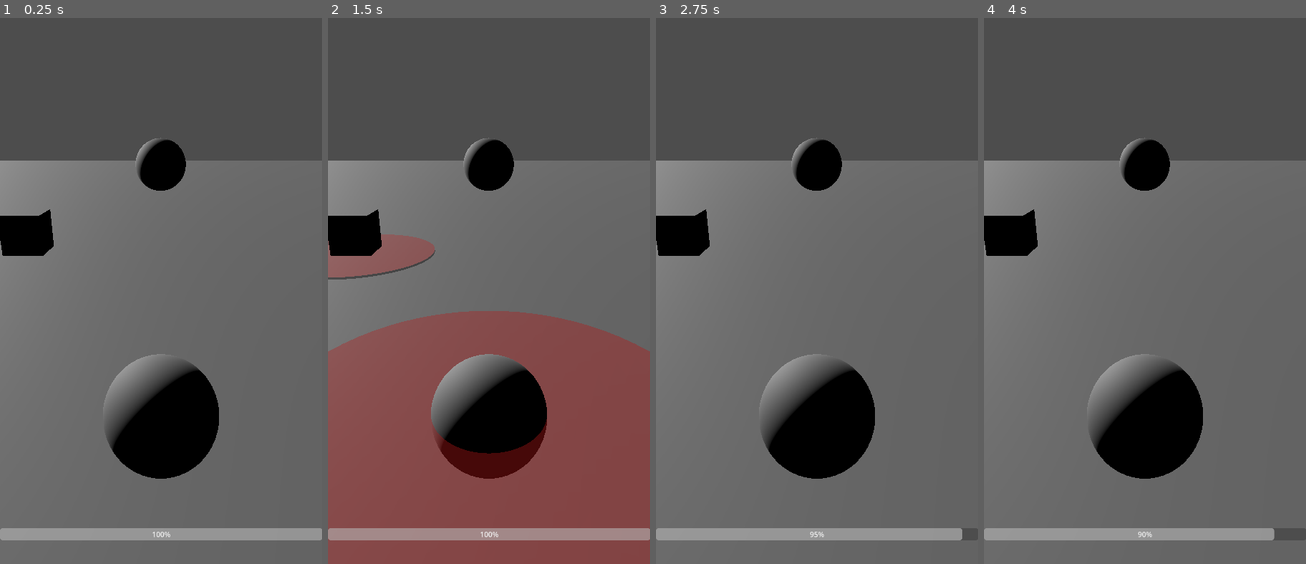
Above: before the commit, frames 1-4 (left to right).
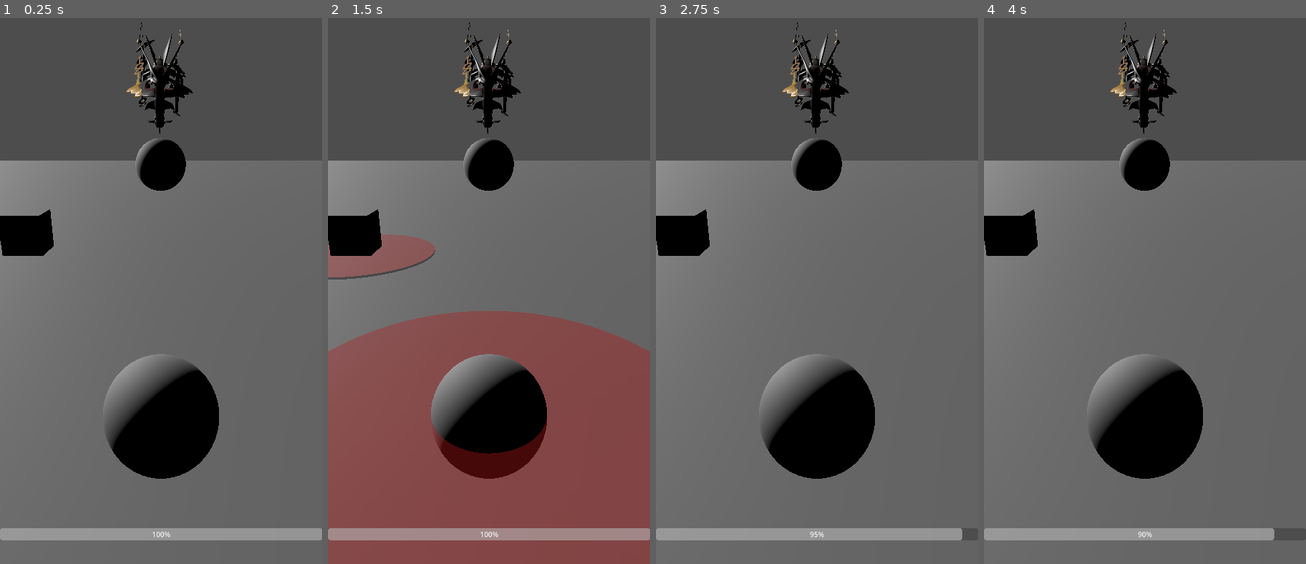
Above: after the commit, the same moments.

Repository: dotheanh/gopoke
Game: Godot game, scene res://main.tscn
Two runs of this game, one before a commit and one after it. Both use one fixed random seed, a clock stepped at 60 frames per second and the inputs below.
Inputs (mouse positions are in pixels of both pictures, inside the frame that each line leads up to):
- Up to frame 1 (0.25 s): no input
- Up to frame 2 (1.5 s): tap Enter at 0.5 s; move the mouse to (559, 247) at 0.52 s; hold Right 0.53-1.28 s; click (559, 247) at 0.67 s; move the mouse to (424, 307) at 1.27 s; hold Down from 1.28 s (still down)
- Up to frame 3 (2.75 s): move the mouse to (849, 149) at 2.02 s; release Down at 2.03 s; hold Right from 2.03 s (still down)
- Up to frame 4 (4 s): move the mouse to (1128, 394) at 2.77 s; release Right at 2.78 s; hold Up 2.78-3.53 s; click (1128, 394) at 2.92 s; move the mouse to (1241, 361) at 3.52 s; hold Left from 3.53 s (still down)

The runs differ from the first frame. In frame 1, 1.3% of the frame differs, in the area x 39-60%, y 0-22%; in frame 2, 1.3%; in frame 3, 1.3%; in frame 4, 1.3%.

Commit message:
import Rayquaza 3D model

Diff:
--- a/main.tscn
+++ b/main.tscn
@@ -8,6 +8,7 @@
 [ext_resource type="Resource" uid="uid://dimb6w67qdkq6" path="res://skills/meteor_skill.tres" id="6_5vw27"]
 [ext_resource type="Resource" uid="uid://di7u74pwm5u0j" path="res://skills/quake_skill.tres" id="6_272bh"]
 [ext_resource type="Script" uid="uid://ca7a44p1mvp0k" path="res://boss.gd" id="7_272bh"]
+[ext_resource type="PackedScene" uid="uid://bwyxiv2kgjlut" path="res://models/pokemon/rayquaza/anim/MegaRayquazaNLA.glb" id="8_kek77"]
 
 [sub_resource type="PlaneMesh" id="PlaneMesh_0xm2m"]
 size = Vector2(128, 128)
@@ -67,6 +68,219 @@
 transform = Transform3D(3, 0, 0, 0, 3, 0, 0, 0, 3, 0.0208726, 1.51606, 20.5308)
 script = ExtResource("7_272bh")
 
+[node name="rayquaza3d" parent="Boss" instance=ExtResource("8_kek77")]
+transform = Transform3D(-0.05, 0, -7.54979e-09, 0, 0.05, 0, 7.54979e-09, 0, -0.05, 0, -0.696129, -0.406962)
+
+[node name="Skeleton3D" parent="Boss/rayquaza3d/rayquaza_skeleton" index="0"]
+bones/2/position = Vector3(-0.213181, 40.0007, 24.249)
+bones/2/rotation = Quaternion(-0.595418, 0.00475565, -0.00475356, 0.803388)
+bones/3/position = Vector3(-2.98023e-08, 4.95818, 4.84536e-06)
+bones/3/rotation = Quaternion(-0.0501104, 1.86875e-10, 9.072e-13, 0.998744)
+bones/4/rotation = Quaternion(0.0116663, -2.31732e-10, 3.32044e-11, 0.999932)
+bones/5/rotation = Quaternion(0.056245, -8.94885e-11, -8.67849e-12, 0.998417)
+bones/6/position = Vector3(3.72529e-08, 5.54254, 6.09425e-07)
+bones/6/rotation = Quaternion(-0.0162165, -1.63878e-10, -1.3708e-10, 0.999869)
+bones/7/rotation = Quaternion(0.0385312, 1.08035e-10, -3.77186e-11, 0.999257)
+bones/8/rotation = Quaternion(-0.0363659, 3.80149e-10, -2.85397e-11, 0.999339)
+bones/9/rotation = Quaternion(-0.0890862, 1.64456e-10, 5.56169e-11, 0.996024)
+bones/10/rotation = Quaternion(-0.237183, 4.04288e-10, 1.18404e-10, 0.971465)
+bones/11/position = Vector3(-1.63913e-07, 8.75594, 2.35159e-06)
+bones/11/rotation = Quaternion(-0.0759425, 5.08962e-10, 6.11125e-11, 0.997112)
+bones/12/position = Vector3(-7.45058e-08, 4.98169, 1.07102e-06)
+bones/12/rotation = Quaternion(-0.0387566, -4.64814e-11, 1.89394e-10, 0.999249)
+bones/13/rotation = Quaternion(-0.0134115, 1.01817e-10, 5.93397e-11, 0.99991)
+bones/14/rotation = Quaternion(-0.0267164, -1.16505e-10, 5.65497e-12, 0.999643)
+bones/15/rotation = Quaternion(-0.0173124, 4.09933e-11, 3.24721e-10, 0.99985)
+bones/16/rotation = Quaternion(0.118017, 1.16603e-10, -1.74368e-10, 0.993012)
+bones/17/rotation = Quaternion(0.180691, -7.84033e-11, 1.25958e-10, 0.98354)
+bones/18/rotation = Quaternion(0.180688, -0.00534623, 0.000123914, 0.983526)
+bones/19/rotation = Quaternion(0.122972, -4.78225e-11, 1.62586e-11, 0.99241)
+bones/20/rotation = Quaternion(0.117245, -2.29444e-11, -5.94871e-11, 0.993103)
+bones/21/rotation = Quaternion(0.0849434, -8.3014e-11, -2.61298e-11, 0.996386)
+bones/22/rotation = Quaternion(0.029835, 3.90466e-11, -7.458e-11, 0.999555)
+bones/23/rotation = Quaternion(-0.03601, -6.78748e-11, 4.74517e-11, 0.999351)
+bones/24/rotation = Quaternion(0.0530293, -0.0236188, -0.0709447, 0.99579)
+bones/25/rotation = Quaternion(-0.0504506, 0.0189278, 0.0615618, 0.996648)
+bones/26/rotation = Quaternion(-0.123471, -0.00236638, 0.00108706, 0.992345)
+bones/27/rotation = Quaternion(-0.0035039, -6.71477e-05, 3.09443e-05, 0.999994)
+bones/28/rotation = Quaternion(-0.0817852, -0.00196876, -0.00416517, 0.996639)
+bones/29/position = Vector3(1.28164e-08, 3.73919, 1.26349e-05)
+bones/29/rotation = Quaternion(-0.117226, -0.00320989, 0.00261176, 0.993097)
+bones/30/rotation = Quaternion(-0.125892, -0.00241283, 0.00767798, 0.992011)
+bones/31/rotation = Quaternion(-0.156849, -0.00304709, -0.00541655, 0.987603)
+bones/32/rotation = Quaternion(-0.148392, -0.00403116, 0.000462648, 0.98892)
+bones/33/position = Vector3(4.21257e-07, 4.14237, 6.01782e-06)
+bones/33/rotation = Quaternion(-0.100492, -0.00285898, 0.000457369, 0.994934)
+bones/34/rotation = Quaternion(0.0707862, 0.0223494, 0.0713549, 0.994685)
+bones/35/position = Vector3(-1.90391e-07, 5.44511, -8.8154e-06)
+bones/35/rotation = Quaternion(-0.0300675, -0.0205659, -0.0609621, 0.997475)
+bones/36/rotation = Quaternion(-0.113902, 0.0021829, -0.00100268, 0.993489)
+bones/37/rotation = Quaternion(0.0196926, -0.000377361, 0.000173315, 0.999806)
+bones/38/position = Vector3(9.49211e-08, 4.83872, -1.43052e-05)
+bones/38/rotation = Quaternion(-0.0655007, 0.00157656, 0.00431454, 0.997842)
+bones/39/position = Vector3(-2.33081e-07, 3.73919, 8.99976e-06)
+bones/39/rotation = Quaternion(-0.113023, 0.00309477, -0.00257553, 0.993584)
+bones/40/position = Vector3(-4.20492e-07, 5.53534, 2.24869e-06)
+bones/40/rotation = Quaternion(-0.106821, 0.00204719, -0.00752486, 0.994248)
+bones/41/position = Vector3(1.6544e-07, 5.53533, 6.47328e-06)
+bones/41/rotation = Quaternion(-0.150951, 0.00293236, 0.00547491, 0.988522)
+bones/42/position = Vector3(2.90368e-08, 5.13211, -1.193e-06)
+bones/42/rotation = Quaternion(-0.155565, 0.004226, -0.000526627, 0.987817)
+bones/43/position = Vector3(-5.28496e-08, 4.14239, 6.95846e-06)
+bones/43/rotation = Quaternion(-0.120777, 0.00343599, -0.000636845, 0.992673)
+bones/44/rotation = Quaternion(0.0949336, 0.58317, -0.451061, 0.668913)
+bones/45/rotation = Quaternion(0.039947, -0.185015, -0.803423, 0.564523)
+bones/46/rotation = Quaternion(-0.0255654, -0.182414, -0.188075, 0.964728)
+bones/47/rotation = Quaternion(-0.0497804, -0.0591647, 0.00322269, 0.997001)
+bones/48/rotation = Quaternion(-0.170425, -0.129431, 0.0356895, 0.976181)
+bones/49/rotation = Quaternion(-0.175933, -0.179196, 0.156321, 0.955249)
+bones/50/rotation = Quaternion(-0.0845304, -0.0161801, -0.146259, 0.985495)
+bones/51/rotation = Quaternion(-0.217345, -0.232759, -0.0741315, 0.945034)
+bones/52/rotation = Quaternion(0.062597, -0.026779, 0.162944, 0.984283)
+bones/53/rotation = Quaternion(0.223835, -0.0164406, -0.0760169, 0.971519)
+bones/54/position = Vector3(-2.29106, 2.55991, 0.113471)
+bones/54/rotation = Quaternion(0.0949336, -0.58317, 0.451061, 0.668913)
+bones/55/position = Vector3(-7.95374e-06, 4.50944, -5.11078e-07)
+bones/55/rotation = Quaternion(0.0399471, 0.185015, 0.803422, 0.564523)
+bones/56/rotation = Quaternion(-0.0255654, 0.182414, 0.188075, 0.964728)
+bones/57/rotation = Quaternion(-0.0497805, 0.0591647, -0.00322275, 0.997001)
+bones/58/rotation = Quaternion(-0.170425, 0.129431, -0.0356895, 0.976181)
+bones/59/rotation = Quaternion(-0.175933, 0.179196, -0.156321, 0.955249)
+bones/60/rotation = Quaternion(-0.0845304, 0.0161801, 0.146259, 0.985495)
+bones/61/rotation = Quaternion(-0.217345, 0.232759, 0.0741315, 0.945034)
+bones/62/rotation = Quaternion(0.0625971, 0.026779, -0.162944, 0.984283)
+bones/63/rotation = Quaternion(0.223995, 0.00398719, 0.121749, 0.966948)
+bones/64/position = Vector3(6.553, 12.3057, 7.71456)
+bones/64/rotation = Quaternion(0.0376583, 0.000131286, -0.00299027, 0.999286)
+bones/65/rotation = Quaternion(0.0521374, 0.000137573, 0.00298989, 0.998636)
+bones/66/rotation = Quaternion(0.0115756, -9.26613e-11, -1.4849e-11, 0.999933)
+bones/67/rotation = Quaternion(-0.0317396, -0.000137481, -0.00433038, 0.999487)
+bones/68/rotation = Quaternion(-0.0631891, -0.000273769, 0.00432383, 0.997992)
+bones/69/rotation = Quaternion(-0.113168, 2.98871e-10, 3.25935e-11, 0.993576)
+bones/70/rotation = Quaternion(-0.122205, -0.000582846, -0.00473429, 0.992494)
+bones/71/position = Vector3(9.35376e-08, 3.26707, -1.09183e-05)
+bones/71/rotation = Quaternion(-0.0891242, -0.000425126, 0.004751, 0.996009)
+bones/72/rotation = Quaternion(-0.0673336, -0.00025657, -0.00380417, 0.997723)
+bones/73/rotation = Quaternion(-0.0298242, -0.000113705, 0.0038108, 0.999548)
+bones/74/position = Vector3(-1.801e-06, 3.26691, 9.69302e-06)
+bones/74/rotation = Quaternion(0.0196304, -2.40867e-10, 1.23045e-10, 0.999807)
+bones/75/rotation = Quaternion(0.0691127, 0.000499564, -0.00727963, 0.997582)
+bones/76/rotation = Quaternion(0.0527263, 0.000546128, 0.0043338, 0.9986)
+bones/77/rotation = Quaternion(0.0973033, 0.000227554, 0.00355251, 0.995248)
+bones/78/position = Vector3(-4.46701e-07, 4.26716, -1.36419e-05)
+bones/78/rotation = Quaternion(0.104776, -0.00135605, 0.0115946, 0.994427)
+bones/79/rotation = Quaternion(0.998116, -3.07972e-08, -4.99043e-07, -0.0613552)
+bones/80/position = Vector3(5.28945, -5.62732, -3.94949)
+bones/81/position = Vector3(6.5792, -4.61172, -4.45924)
+bones/82/position = Vector3(6.54129, -1.97843, -3.89438)
+bones/83/position = Vector3(8.52237, -0.103779, -4.60955)
+bones/84/position = Vector3(8.30219, 2.42771, -4.01445)
+bones/85/position = Vector3(10.0747, 4.69406, -4.76334)
+bones/86/position = Vector3(9.28531, 6.09854, -4.18242)
+bones/87/position = Vector3(7.73004, -1.03647, -4.35487)
+bones/88/position = Vector3(7.86146, 1.45917, -3.9476)
+bones/89/position = Vector3(6.17955, -2.71927, -3.83553)
+bones/90/position = Vector3(6.54996, -3.70855, -4.23893)
+bones/91/position = Vector3(9.39844, 3.39987, -4.49666)
+bones/92/position = Vector3(8.31181, 0.652393, -4.34158)
+bones/93/rotation = Quaternion(-0.0263612, 0.000462273, -0.00299901, 0.999648)
+bones/94/rotation = Quaternion(0.0670794, 0.00020772, 0.00298529, 0.997743)
+bones/95/rotation = Quaternion(0.0350792, 2.59023e-10, 5.17049e-11, 0.999385)
+bones/96/rotation = Quaternion(-0.0146217, -4.9212e-05, -0.00336585, 0.999887)
+bones/97/rotation = Quaternion(-0.00375839, -1.26532e-05, 0.00336647, 0.999987)
+bones/98/position = Vector3(-5.90032e-07, 4.6188, 1.61826e-06)
+bones/98/rotation = Quaternion(-0.0520921, 2.13094e-10, 8.04588e-11, 0.998642)
+bones/99/rotation = Quaternion(-0.12987, -6.84394e-11, -4.48772e-11, 0.991531)
+bones/100/rotation = Quaternion(-0.121106, -0.000944778, -0.00759648, 0.99261)
+bones/101/rotation = Quaternion(-0.187463, -0.0014917, 0.00741873, 0.982243)
+bones/102/rotation = Quaternion(-0.139151, -0.000443227, -0.00264406, 0.990268)
+bones/103/rotation = Quaternion(-0.0151515, -0.00020285, -0.00103175, 0.999885)
+bones/104/rotation = Quaternion(0.10001, 0.000691489, -0.00042994, 0.994986)
+bones/105/rotation = Quaternion(0.109873, 3.31061e-05, 0.00719891, 0.99392)
+bones/106/rotation = Quaternion(0.186019, 0.000320062, -0.00808873, 0.982513)
+bones/107/rotation = Quaternion(0.218591, 0.00181468, 0.00153247, 0.975814)
+bones/108/rotation = Quaternion(0.165234, 0.00144766, -0.001308, 0.986253)
+bones/109/rotation = Quaternion(0.123329, 0.000690307, 0.00390527, 0.992358)
+bones/110/rotation = Quaternion(0.10606, 0.000570161, -0.00349897, 0.994353)
+bones/111/rotation = Quaternion(0.094162, 0.000469444, 0.00373289, 0.99555)
+bones/112/position = Vector3(4.55891e-07, 5.67706, -8.94465e-06)
+bones/112/rotation = Quaternion(-0.116243, 0.00204454, -0.000337394, 0.993219)
+bones/113/rotation = Quaternion(-0.0826324, -0.000277914, -0.00119389, 0.996579)
+bones/114/rotation = Quaternion(-0.0768041, -0.000319416, -0.000375906, 0.997046)
+bones/115/rotation = Quaternion(-0.122644, -0.000280472, 0.00809783, 0.992418)
+bones/116/rotation = Quaternion(-0.153941, 0.000454106, -0.00811443, 0.988047)
+bones/117/rotation = Quaternion(-0.102751, -0.000375044, 0.00375141, 0.9947)
+bones/118/rotation = Quaternion(-0.119262, 3.18209e-05, -0.000222646, 0.992863)
+bones/119/rotation = Quaternion(-0.0800895, 4.63347e-05, -0.00021185, 0.996788)
+bones/120/rotation = Quaternion(-0.0227774, 8.79527e-05, -0.000101256, 0.999741)
+bones/121/position = Vector3(-6.553, 12.3057, 7.71456)
+bones/121/rotation = Quaternion(0.0324551, -0.000115611, 0.00299071, 0.999469)
+bones/122/rotation = Quaternion(0.0640118, -0.000173126, -0.00298804, 0.997945)
+bones/123/rotation = Quaternion(0.0390917, 3.85494e-11, 7.28542e-11, 0.999236)
+bones/124/rotation = Quaternion(0.0008407, -3.57382e-06, 0.00433256, 0.99999)
+bones/125/rotation = Quaternion(-0.00705135, 3.05501e-05, -0.00433238, 0.999966)
+bones/126/rotation = Quaternion(-0.0790938, 1.08632e-10, -7.03504e-11, 0.996867)
+bones/127/rotation = Quaternion(-0.119395, 0.000569397, 0.00473583, 0.992835)
+bones/128/rotation = Quaternion(-0.117865, 0.00056222, -0.00473673, 0.993018)
+bones/129/rotation = Quaternion(-0.0856556, 0.00032671, 0.00379849, 0.996318)
+bones/130/rotation = Quaternion(-0.0673335, 0.000256711, -0.00380384, 0.997723)
+bones/131/rotation = Quaternion(-0.0298244, -3.10599e-10, -7.60807e-11, 0.999555)
+bones/132/position = Vector3(-2.31523e-08, 3.52352, 1.3027e-05)
+bones/132/rotation = Quaternion(0.0203314, -0.000143556, 0.00729503, 0.999767)
+bones/133/rotation = Quaternion(0.00383351, -4.47779e-05, -0.00433992, 0.999983)
+bones/134/position = Vector3(-1.74755e-07, 2.9109, 1.00776e-05)
+bones/134/rotation = Quaternion(0.0675449, -0.000157533, -0.00356114, 0.99771)
+bones/135/position = Vector3(9.2447e-07, 4.26716, -1.5024e-05)
+bones/135/rotation = Quaternion(0.102317, 0.00132432, -0.0115976, 0.994683)
+bones/136/position = Vector3(-5.28945, -5.62732, -3.94949)
+bones/137/position = Vector3(-6.5792, -4.61172, -4.45924)
+bones/138/position = Vector3(-6.54129, -1.97843, -3.89439)
+bones/139/position = Vector3(-8.52236, -0.103783, -4.60955)
+bones/140/position = Vector3(-8.30219, 2.42771, -4.01445)
+bones/141/position = Vector3(-10.0747, 4.69407, -4.76334)
+bones/142/position = Vector3(-9.49318, 6.08367, -4.31337)
+bones/143/position = Vector3(-7.73004, -1.03647, -4.35487)
+bones/144/position = Vector3(-7.86146, 1.45917, -3.94761)
+bones/145/position = Vector3(-6.17955, -2.71927, -3.83554)
+bones/146/position = Vector3(-6.54996, -3.70855, -4.23892)
+bones/147/position = Vector3(-9.39844, 3.39987, -4.49666)
+bones/148/position = Vector3(-8.31181, 0.652397, -4.34158)
+bones/149/rotation = Quaternion(-0.0327557, -0.000411871, 0.00299804, 0.999459)
+bones/150/rotation = Quaternion(0.0756378, -0.000233327, -0.00298339, 0.997131)
+bones/151/rotation = Quaternion(0.0631505, -1.51629e-10, 1.72552e-10, 0.998004)
+bones/152/rotation = Quaternion(0.023334, -7.8647e-05, 0.0033653, 0.999722)
+bones/153/rotation = Quaternion(0.0382117, -0.00012864, -0.00336403, 0.999264)
+bones/154/rotation = Quaternion(-0.0133628, -2.85766e-10, -6.18196e-11, 0.999911)
+bones/155/rotation = Quaternion(-0.101521, -2.86499e-12, 7.32224e-11, 0.994833)
+bones/156/rotation = Quaternion(-0.126562, 0.000986665, 0.0075914, 0.991929)
+bones/157/rotation = Quaternion(-0.182975, 0.0014594, -0.00742668, 0.983089)
+bones/158/rotation = Quaternion(-0.185441, 0.000547319, 0.00262698, 0.982652)
+bones/159/rotation = Quaternion(-0.103353, 0.0007282, 0.00101117, 0.994644)
+bones/160/position = Vector3(1.65794e-06, 3.48789, 3.04443e-07)
+bones/160/rotation = Quaternion(0.00122257, -9.80336e-06, 0.000406118, 0.999999)
+bones/161/position = Vector3(3.6529e-07, 3.25853, 9.76252e-06)
+bones/161/rotation = Quaternion(0.0126328, 1.86787e-05, -0.00727203, 0.999894)
+bones/162/rotation = Quaternion(0.128207, -0.000237531, 0.00814823, 0.991714)
+bones/163/rotation = Quaternion(0.200676, -0.00167158, -0.00154156, 0.979655)
+bones/164/position = Vector3(-1.40164e-06, 4.76096, -1.27202e-05)
+bones/164/rotation = Quaternion(0.200478, -0.00171957, 0.0012965, 0.979696)
+bones/165/rotation = Quaternion(0.111735, -0.000630399, -0.00390845, 0.99373)
+bones/166/position = Vector3(1.55375e-06, 3.33481, 1.12181e-05)
+bones/166/rotation = Quaternion(0.128685, -0.000679545, 0.00348284, 0.991679)
+bones/167/rotation = Quaternion(0.214891, -0.000959995, -0.00368441, 0.976631)
+bones/168/position = Vector3(-2.01373e-06, 5.67705, -1.11749e-05)
+bones/168/rotation = Quaternion(0.0311211, 0.00183756, 0.00455905, 0.999504)
+bones/169/rotation = Quaternion(-0.0145845, -2.44175e-05, 0.0011606, 0.999893)
+bones/170/position = Vector3(1.53472e-07, 3.20775, -3.23059e-06)
+bones/170/rotation = Quaternion(-0.0039574, -9.75126e-05, 0.000327509, 0.999992)
+bones/171/position = Vector3(-4.52651e-07, 2.92758, -7.30098e-07)
+bones/171/rotation = Quaternion(-0.0694981, 0.00011721, -0.008185, 0.997548)
+bones/172/rotation = Quaternion(-0.129959, -0.000399707, 0.00811835, 0.991486)
+bones/173/rotation = Quaternion(-0.0680256, 0.000212392, -0.00381769, 0.997676)
+bones/174/rotation = Quaternion(-0.116401, -3.41566e-05, 0.000217454, 0.993202)
+bones/175/rotation = Quaternion(-0.109376, -2.24252e-05, 0.000271106, 0.994)
+bones/176/rotation = Quaternion(-0.0774292, -3.80379e-05, 0.000224064, 0.996998)
+
 [node name="MeshInstance3D" type="MeshInstance3D" parent="Boss"]
 mesh = SubResource("SphereMesh_ig7tw")
 
@@ -81,3 +295,5 @@
 
 [node name="DirectionalLight3D" type="DirectionalLight3D" parent="."]
 transform = Transform3D(0.769901, 0, 0.638163, -0.341446, 0.844823, 0.411932, -0.539135, -0.535046, 0.65043, 0, 1.80417, 5.9951)
+
+[editable path="Boss/rayquaza3d"]
--- a/project.godot
+++ b/project.godot
@@ -7,6 +7,10 @@
 ;   param=value ; assign values to parameters
 
 config_version=5
+
+[animation]
+
+warnings/check_invalid_track_paths=false
 
 [application]
 
Not shown: 1 places in main.tscn that only renumber resources
Binary file added: models/pokemon/rayquaza/anim/MegaRayquazaNLA.glb
Not shown, added: models/pokemon/rayquaza/anim/MegaRayquazaNLA.glb.import
Binary file added: models/pokemon/rayquaza/anim/MegaRayquazaNLA_texture.png
Not shown, added: models/pokemon/rayquaza/anim/MegaRayquazaNLA_texture.png.import
